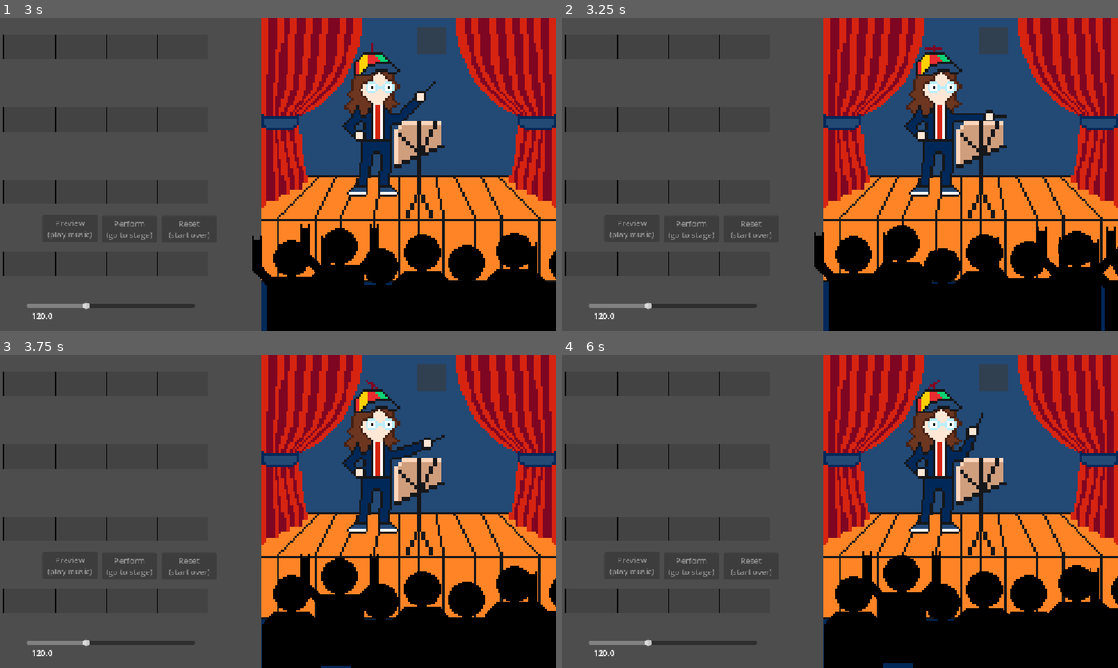
Above: before the commit, frames 1-4 (two rows, left to right).
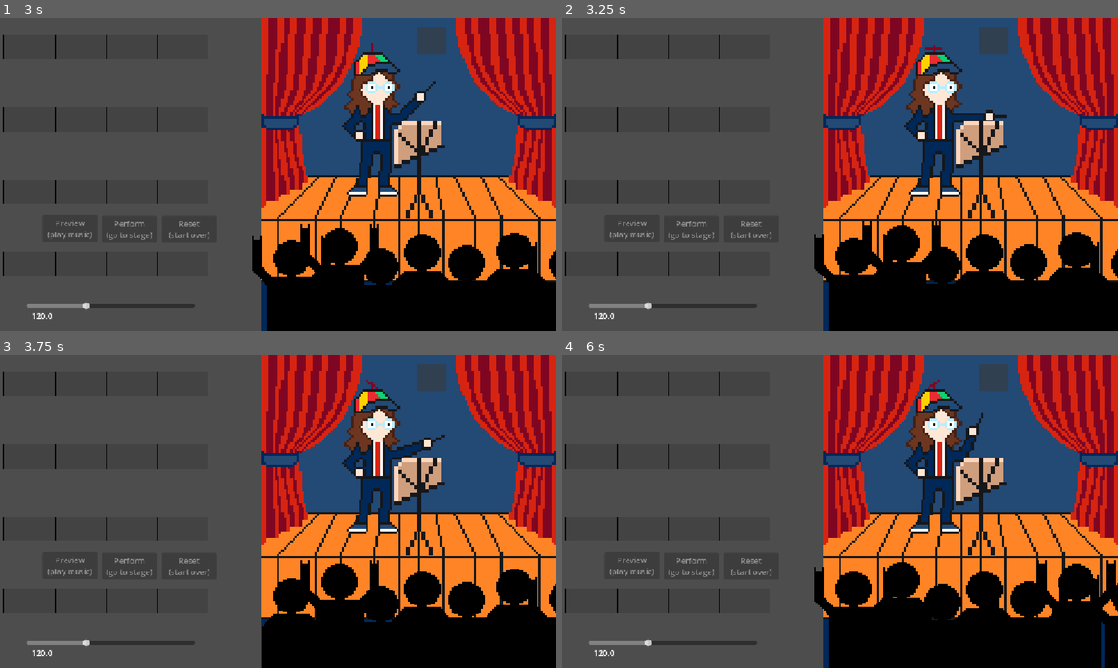
Above: after the commit, the same moments.

Repository: twhassall/slotsichord
Game: Godot game, scene res://scenes/actualScreens/MainScreen.tscn
The game is run twice, just before and just after one commit, with the same random seed, the same clock (stepped at 60 frames per second) and the same inputs.
Inputs (mouse positions are in pixels of both pictures, inside the frame that each line leads up to):
- Up to frame 1 (3 s): click "Perform (go to stage)" at 0.5 s; click (483, 39) at 2 s; click (433, 39) at 2.75 s
- Up to frame 2 (3.25 s): no input
- Up to frame 3 (3.75 s): click (433, 376) at 3.5 s
- Up to frame 4 (6 s): no input

Frame 1 is identical in both runs. In frame 2, 1.3% of the frame differs, in the area x 45-100%, y 64-100%; in frame 3, 0.9%; in frame 4, 2.4%, in the area x 45-100%, y 62-100%.

Commit message:
pause before audience reaction

Diff:
--- a/scripts/MainScreen.gd
+++ b/scripts/MainScreen.gd
@@ -27,4 +27,7 @@
 	$JuniperNode.start_conducting()
 	await $ArrangementArea.play_all_bars()
 	$JuniperNode.stop_conducting()
+	#pause before reaction
+	#feel free to adjust!
+	await get_tree().create_timer(1).timeout
 	$JuniperNode.audience_reaction()
